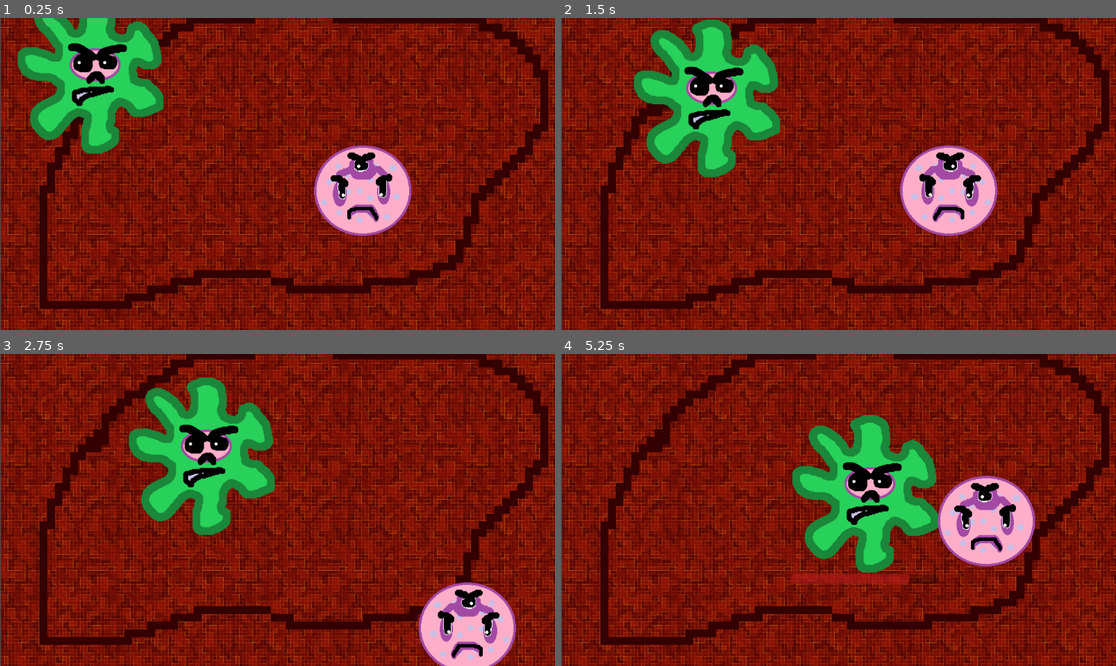
Above: before the commit, frames 1-4 (two rows, left to right).
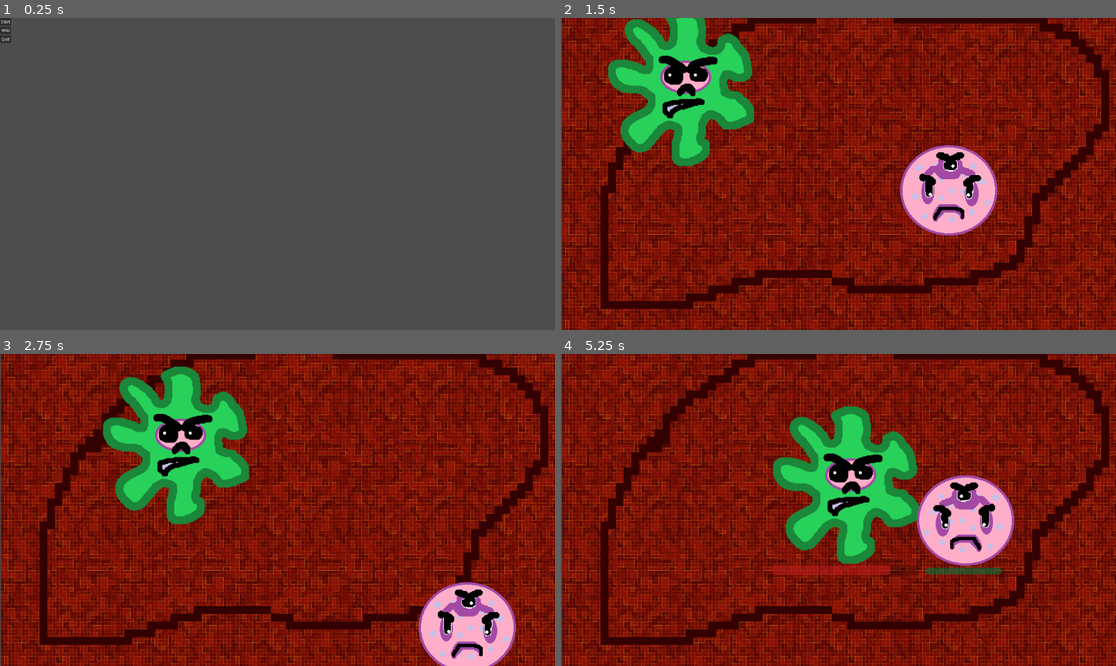
Above: after the commit, the same moments.

Repository: MrMaRc0s/Pirate-Software---Game-Jam-16
Game: Godot game, scene res://Scenes/Menu.tscn
Two runs of this game, one before a commit and one after it. Both use one fixed random seed, a clock stepped at 60 frames per second and the inputs below. Before the commit the project starts from res://Scenes/world.tscn. The engine's default icon, where the game draws it, is replaced by a stand-in: a white triangle on a blue panel in a dark square.
Inputs (mouse positions are in pixels of both pictures, inside the frame that each line leads up to):
- Up to frame 1 (0.25 s): no input
- Up to frame 2 (1.5 s): click (566, 21) at 0.5 s, where only the run after the commit has a clickable "Start"; hold Right (ui_right) from 1.28 s (still down)
- Up to frame 3 (2.75 s): release Right (ui_right) at 2.03 s; hold Down (ui_down) from 2.03 s (still down)
- Up to frame 4 (5.25 s): release Down (ui_down) at 2.78 s; hold Right (ui_right) 2.78-3.53 s; hold Up (ui_up) 3.53-4.28 s; hold Left (ui_left) from 4.28 s (still down)

The runs differ from the first frame. In frame 1, 100% of the frame differs, in the area x 0-100%, y 0-100%; in frame 2, 9.5%; in frame 3, 9.6%; in frame 4, 14%.

Commit message:
basic main menu

Diff:
--- a/ImmuneSystemAttacker/Scenes/menu.gd
+++ b/ImmuneSystemAttacker/Scenes/menu.gd
@@ -1,7 +1,7 @@
 extends Control
 
 func _on_start_pressed() -> void:
-	get_tree().change_scene_to_file("res://Scenes/player.tscn")
+	get_tree().change_scene_to_file("res://Scenes/world.tscn")
 
 func _on_wiki_pressed() -> void:
 	pass # Replace with function body.
--- a/ImmuneSystemAttacker/project.godot
+++ b/ImmuneSystemAttacker/project.godot
@@ -11,7 +11,7 @@
 [application]
 
 config/name="New Game Project"
-run/main_scene="res://Scenes/world.tscn"
+run/main_scene="res://Scenes/Menu.tscn"
 config/features=PackedStringArray("4.3", "GL Compatibility")
 config/icon="res://icon.svg"
 
Not shown, changed: README.md
Not shown, removed: TODO.md
